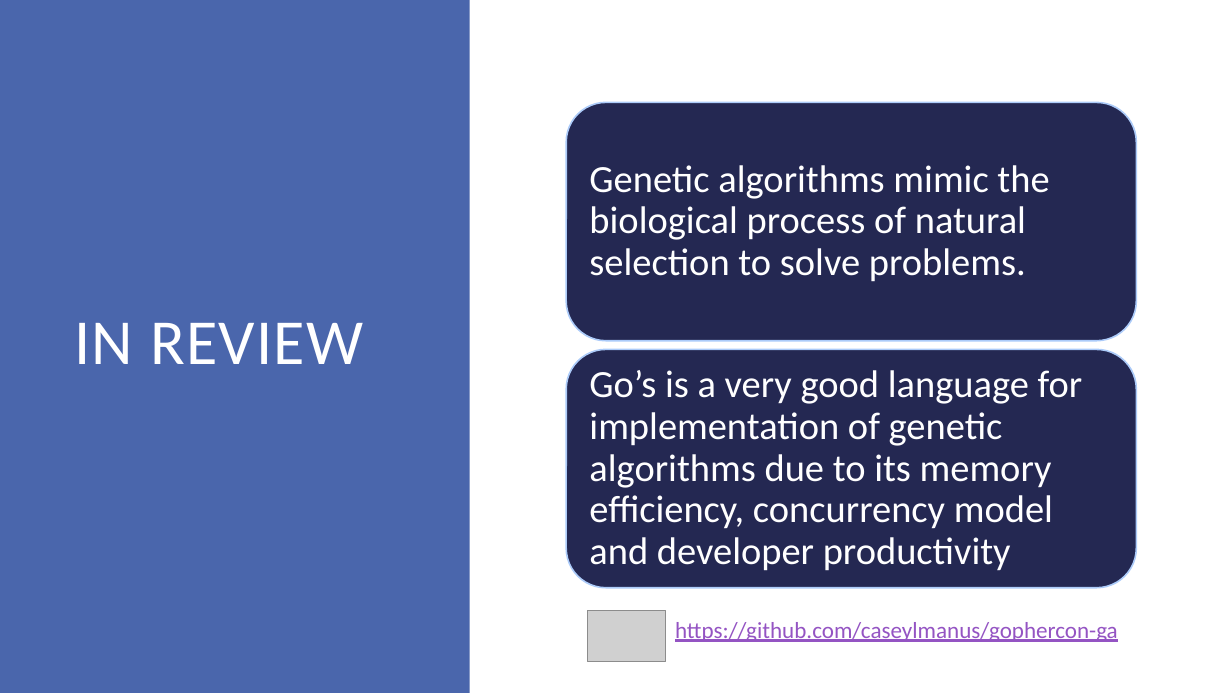
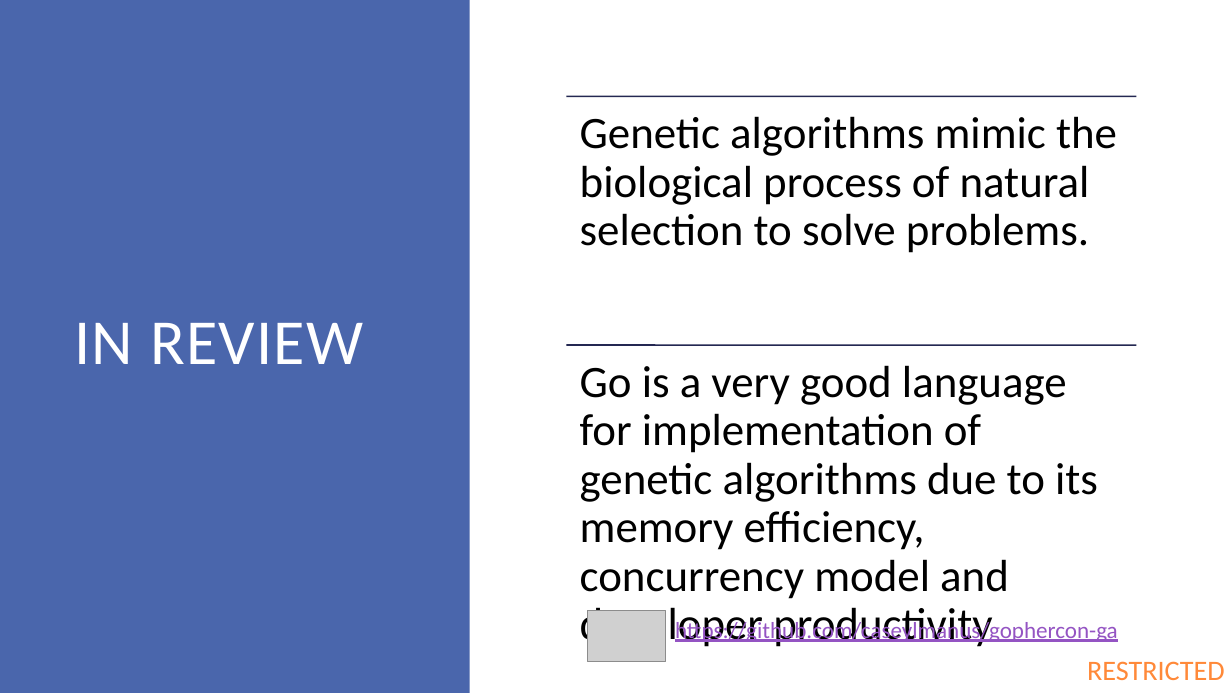
Before and after one commit to caseylmanus/gophercon-ga, a slide deck: slide 19 of Introduction to Genetic Algorithms in Go.pptx (slide 18 before the commit). Drawn at 1232x693 pixels with LibreOffice and Linux fonts; fonts in the diff are those of the drawing; grey boxes stand for pictures. Boxes give left, top, right and bottom in pixels: in the first picture for what was removed or moved away, otherwise in the second. Text is boxed around its words. In the diff, an @@ line names an element or a change of style, - is before the commit and + after.

Commit message:
updating presentation

```diff
--- a/Introduction to Genetic Algorithms in Go.pptx
+++ b/Introduction to Genetic Algorithms in Go.pptx
@@ text "Genetic algorithms mimic the biological ...": place and size @@
-text "Genetic algorithms mimic the biological ..." at [589, 165, 1049, 282]
+text "Genetic algorithms mimic the biological ..." at [580, 116, 1117, 253]
@@ text "Genetic algorithms mimic the biological ..." at [580, 116, 1117, 253]: size 30 to 35 pt, text colour #FFFFFF to #000000; more space between paragraphs; vertical alignment middle to top @@
@@ rounded rectangle removed at [567, 103, 1137, 341] @@
@@ line added from (567, 96) to (1137, 96), #242852 1.25 pt @@
@@ text "Go is a very good ..." at [580, 365, 1098, 599]: vertical alignment middle to top @@
@@ rounded rectangle removed at [567, 349, 1137, 588] @@
@@ line added from (567, 345) to (1137, 345), #242852 1.25 pt @@
@@ text at [580, 365, 1098, 599]: text changed; size 30 to 35 pt; text colour #FFFFFF to #000000 @@
-Go’s is a very good language for implementation of genetic algorithms due to its memory efficiency, concurrency model and developer productivity
+Go is a very good language for implementation of genetic algorithms due to its memory efficiency, concurrency model and developer productivity
@@ text added at [1087, 661, 1225, 680], 22 pt, text #FF8939 @@
+RESTRICTED
```
Also in this commit, not shown: 16 other slides changed, 1 slide added.
